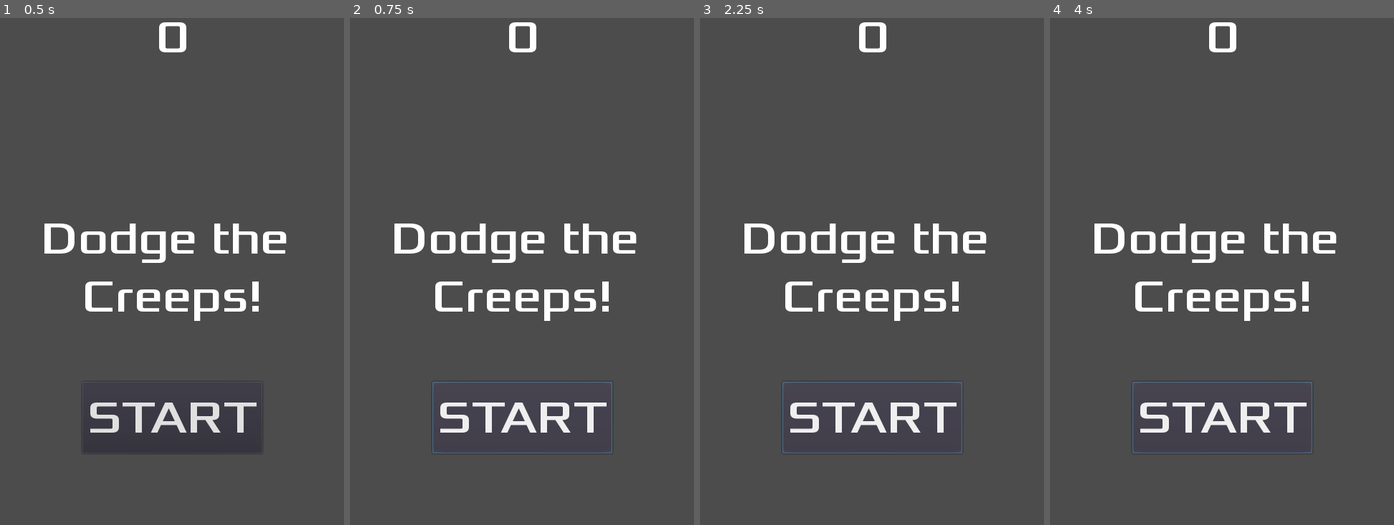
Above: before the commit, frames 1-4 (left to right).
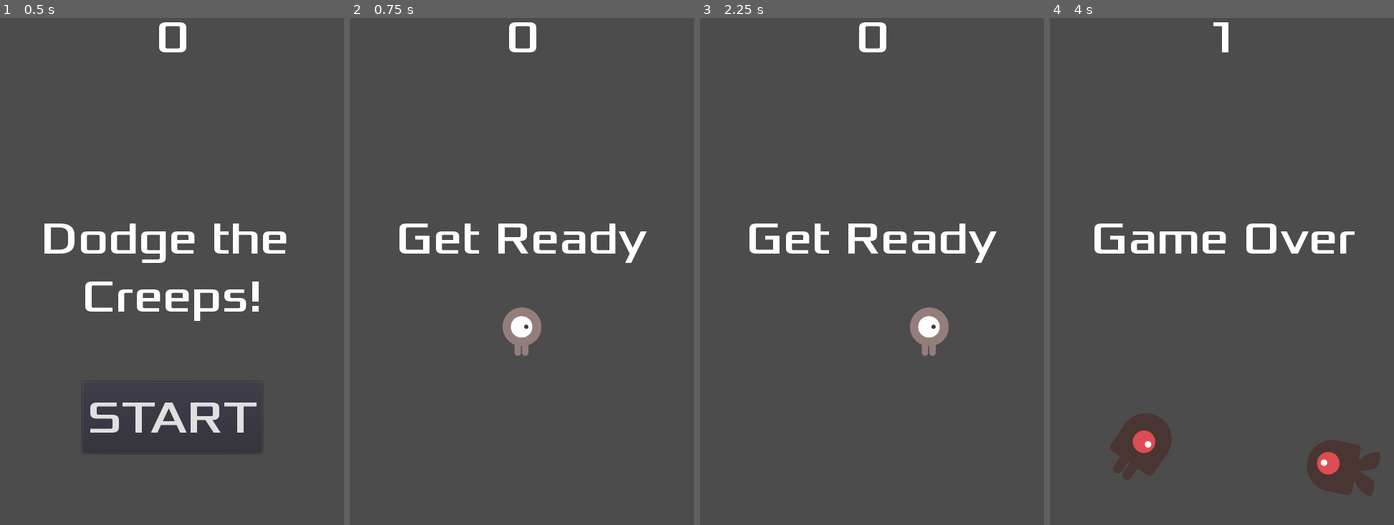
Above: after the commit, the same moments.

Repository: ErTreK8/DodgeTheCreepsEricGarciaGispert
Game: Godot game, scene res://Main.tscn
The game is run twice, just before and just after one commit, with the same random seed, the same clock (stepped at 60 frames per second) and the same inputs.
Inputs (mouse positions are in pixels of both pictures, inside the frame that each line leads up to):
- Up to frame 1 (0.5 s): no input
- Up to frame 2 (0.75 s): click "START" at 0.5 s
- Up to frame 3 (2.25 s): click (872, 418) at 1.25 s, where only the run before the commit has a clickable "START"; tap Enter at 2 s; hold Right (move_right) from 2.03 s (still down)
- Up to frame 4 (4 s): release Right (move_right) at 2.78 s; hold Down (move_down) 2.78-3.53 s; hold Right (move_right) from 3.53 s (still down)

Frame 1 is identical in both runs. In frame 2, 5.6% of the frame differs, in the area x 12-87%, y 40-86%; in frame 3, 5.6%; in frame 4, 7.5%, in the area x 12-96%, y 0-95%.

Commit message:
Arreglar Errors

Diff:
--- a/HUD.gd
+++ b/HUD.gd
@@ -19,9 +19,10 @@
 func update_score(score):
 	$ScoreLabel.text = str(score)
 
+func _on_MessageTimer_timeout():
+	$Message.hide()
+
+
 func _on_StartButton_pressed():
 	$StartButton.hide()
 	emit_signal("start_game")
-
-func _on_MessageTimer_timeout():
-	$Message.hide()
--- a/HUD.tscn
+++ b/HUD.tscn
@@ -15,7 +15,7 @@
 [node name="HUD" type="CanvasLayer"]
 script = ExtResource( 3 )
 
-[node name="Start" parent="." instance=ExtResource( 2 )]
+[node name="StartButton" parent="." instance=ExtResource( 2 )]
 anchor_left = 0.5
 anchor_top = 1.0
 anchor_right = 0.5
@@ -40,7 +40,7 @@
 text = "0"
 align = 1
 
-[node name="Missatge" type="Label" parent="."]
+[node name="Message" type="Label" parent="."]
 anchor_left = 0.5
 anchor_top = 0.5
 anchor_right = 0.5
@@ -53,3 +53,6 @@
 text = "Dodge the
 Creeps!"
 align = 1
+
+[connection signal="pressed" from="StartButton" to="." method="_on_StartButton_pressed"]
+[connection signal="timeout" from="MessageTimer" to="." method="_on_MessageTimer_timeout"]
--- a/Main.gd
+++ b/Main.gd
@@ -11,6 +11,7 @@
 	$ScoreTimer.stop()
 	$MobTimer.stop()
 	$HUD.show_game_over()
+
 func new_game():
 	score = 0
 	$Player.start($StartPosition.position)
@@ -40,10 +41,8 @@
 
 func _on_ScoreTimer_timeout():
 	score += 1
+	$HUD.update_score(score)
 
 func _on_StartTimer_timeout():
 	$MobTimer.start()
 	$ScoreTimer.start()
-
-func _on_Start_pressed():
-	new_game()
--- a/Main.tscn
+++ b/Main.tscn
@@ -39,3 +39,4 @@
 [connection signal="timeout" from="MobTimer" to="." method="_on_MobTimer_timeout"]
 [connection signal="timeout" from="ScoreTimer" to="." method="_on_ScoreTimer_timeout"]
 [connection signal="timeout" from="StartTimer" to="." method="_on_StartTimer_timeout"]
+[connection signal="start_game" from="HUD" to="." method="new_game"]
--- a/Player.gd
+++ b/Player.gd
@@ -36,7 +36,7 @@
 	position.y = clamp(position.y, 0, screen_size.y)
 
 
-func _on_Player_body_entered(body):
+func _on_Player_body_entered(_body):
 	hide() # El jugador desapareix després de ser impactat.
 	emit_signal("hit")
 	# S'ha d'ajornar, ja que no podem canviar les propietats físiques en una crida de retorn de física.
--- a/mob.tscn
+++ b/mob.tscn
@@ -30,7 +30,7 @@
 radius = 34.0
 height = 14.0
 
-[node name="Mob" type="RigidBody2D"]
+[node name="Mob" type="RigidBody2D" groups=["mobs"]]
 collision_mask = 0
 gravity_scale = 0.0
 script = ExtResource( 7 )
